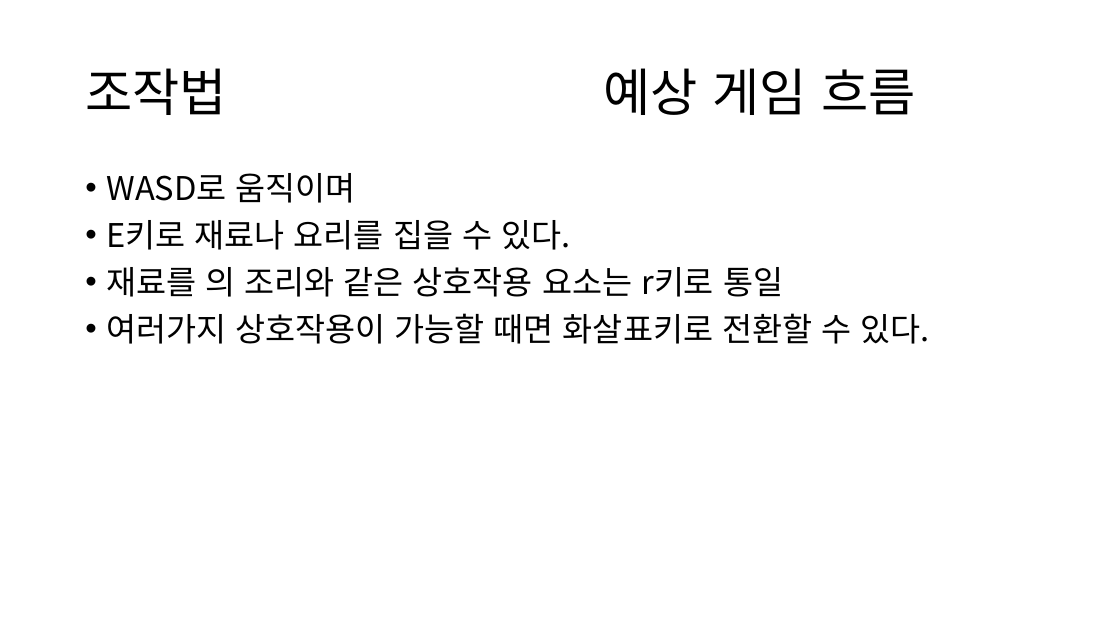
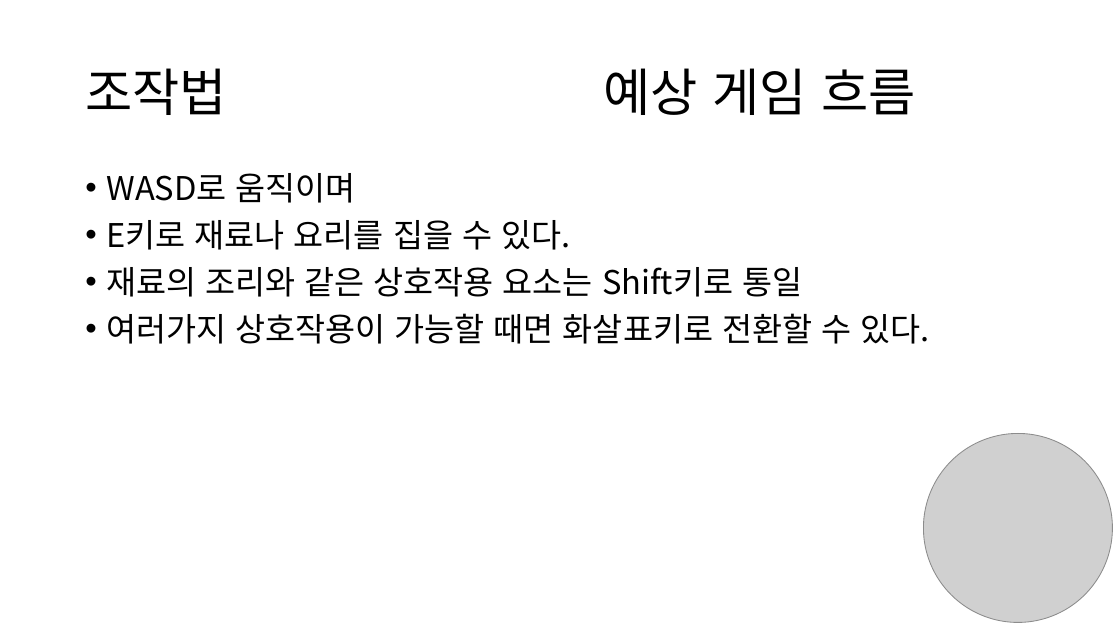
Before and after one commit to jwhan1/2DGP-1Project, a slide deck: slide 3 of 2021180042_한진우 1차 발표.pptx. Drawn at 1120x630 pixels with LibreOffice and Linux fonts; fonts in the diff are those of the drawing; grey boxes stand for pictures. Boxes give left, top, right and bottom in pixels: in the first picture for what was removed or moved away, otherwise in the second. Text is boxed around its words. In the diff, an @@ line names an element or a change of style, - is before the commit and + after.

```diff
--- a/2021180042_한진우 1차 발표.pptx
+++ b/2021180042_한진우 1차 발표.pptx
@@ text at (106, 267, 802, 297): text changed @@
-• 재료를 의 조리와 같은 상호작용 요소는 r키로 통일
+• 재료의 조리와 같은 상호작용 요소는 Shift키로 통일
@@ picture added at (923, 434, 1112, 623) @@
```
Also in this commit, not shown: 4 other slides changed, 1 other file.
